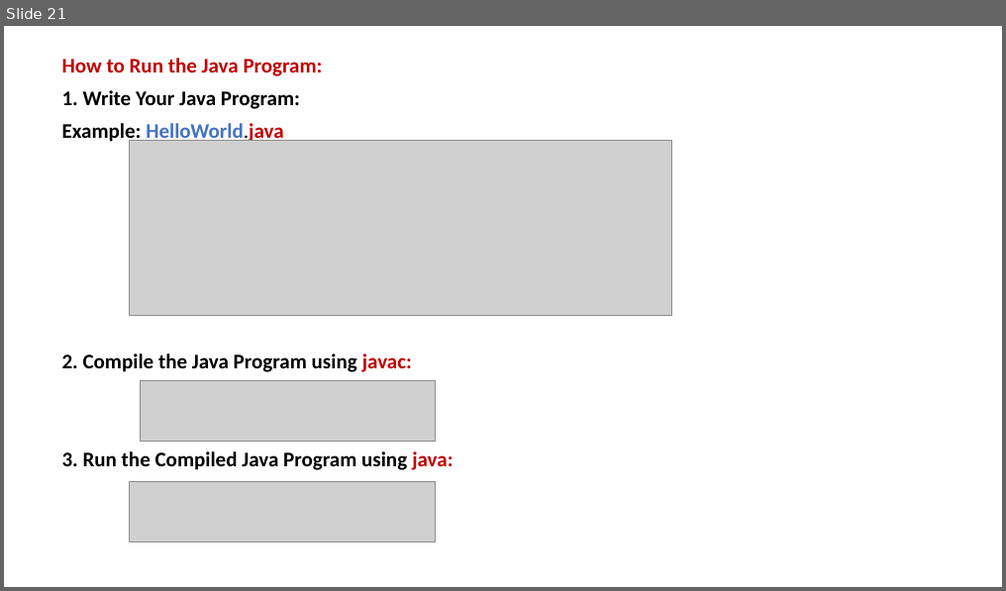
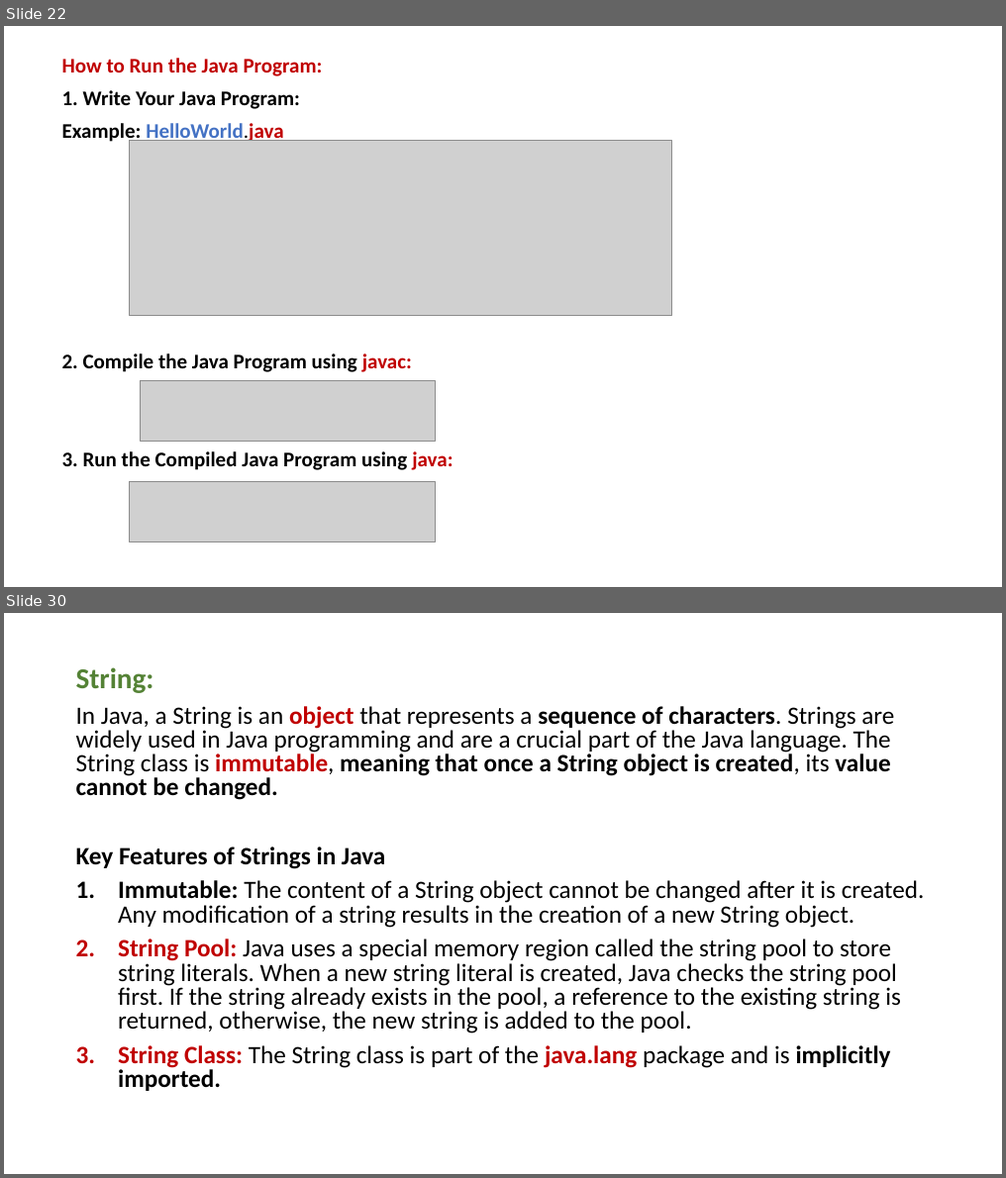
Before and after one commit to PRAMOD-VISHNU-NAIK/MCA-2nd-Sem-Shridevi-College, a slide deck: Theory Class-Notes/Java MCA-2.pptx. Shown one above the other, each under a label of ours: slide 21 before the commit, slides 22 and 30 after it; the slides between them are not shown. The pictures are 1006x591 and 1006x1178 pixels, drawn with LibreOffice and Linux fonts; fonts in the diff are those of the drawing; grey boxes stand for pictures. Boxes give left, top, right and bottom in pixels: in the first picture for what was removed or moved away, otherwise in the second. Text is boxed around its words. In the diff, an @@ line names an element or a change of style, - is before the commit and + after.

```diff
--- a/Theory Class-Notes/Java MCA-2.pptx
+++ b/Theory Class-Notes/Java MCA-2.pptx
@@ slide 30 added at (4,613,1002,1174), background #FFFFFF @@
@@ text added at (76,667,925,1091), 24.1 pt, text #000000 @@
+String:
+In Java, a String is an object that represents a sequence of characters. Strings are widely used in Java programming and are a crucial part of the Java language. The String class is immutable, meaning that once a String object is created, its value cannot be changed.
+Key Features of Strings in Java
+1. Immutable: The content of a String object cannot be changed after it is created. Any modification of a string results in the creation of a new String object.
+2. String Pool: Java uses a special memory region called the string pool to store string literals. When a new string literal is created, Java checks the string pool first. If the string already exists in the pool, a reference to the existing string is returned, otherwise, the new string is added to the pool.
+3. String Class: The String class is part of the java.lang package and is implicitly imported.
@@ what was slide 21 is now slide 22 @@
```
Also in this commit, not shown: 3 slides changed, 17 other slides added, 2 other files.
